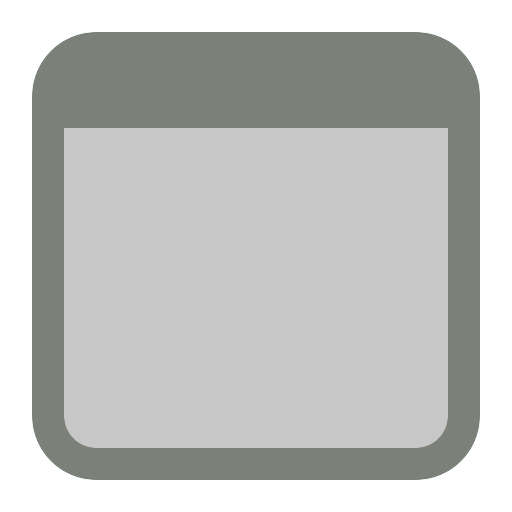
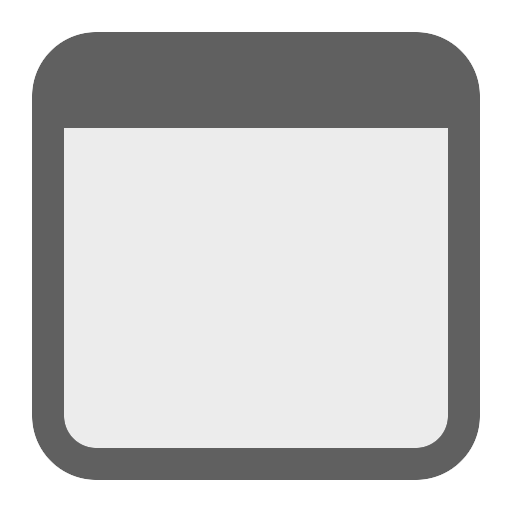
Before/after of a (512, 512) layered artwork. What changed in the layer stack:
painted on "Chrome" over left=32, top=32, right=480, bottom=480
painted on "Contents" over left=57, top=121, right=453, bottom=453
